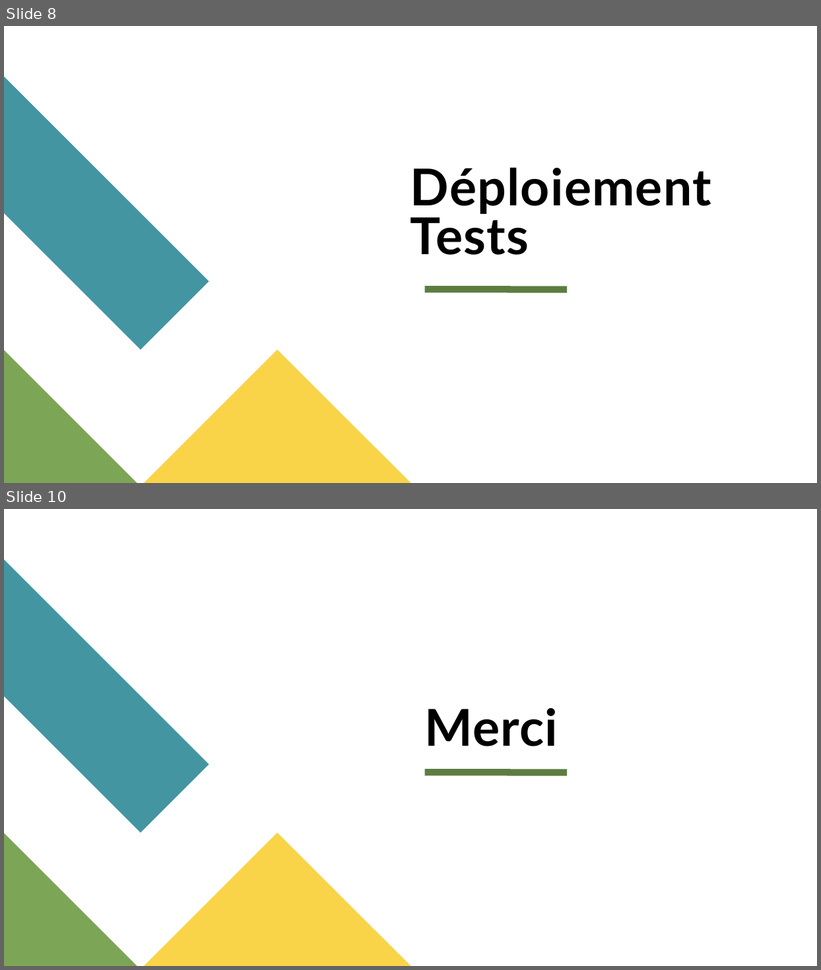
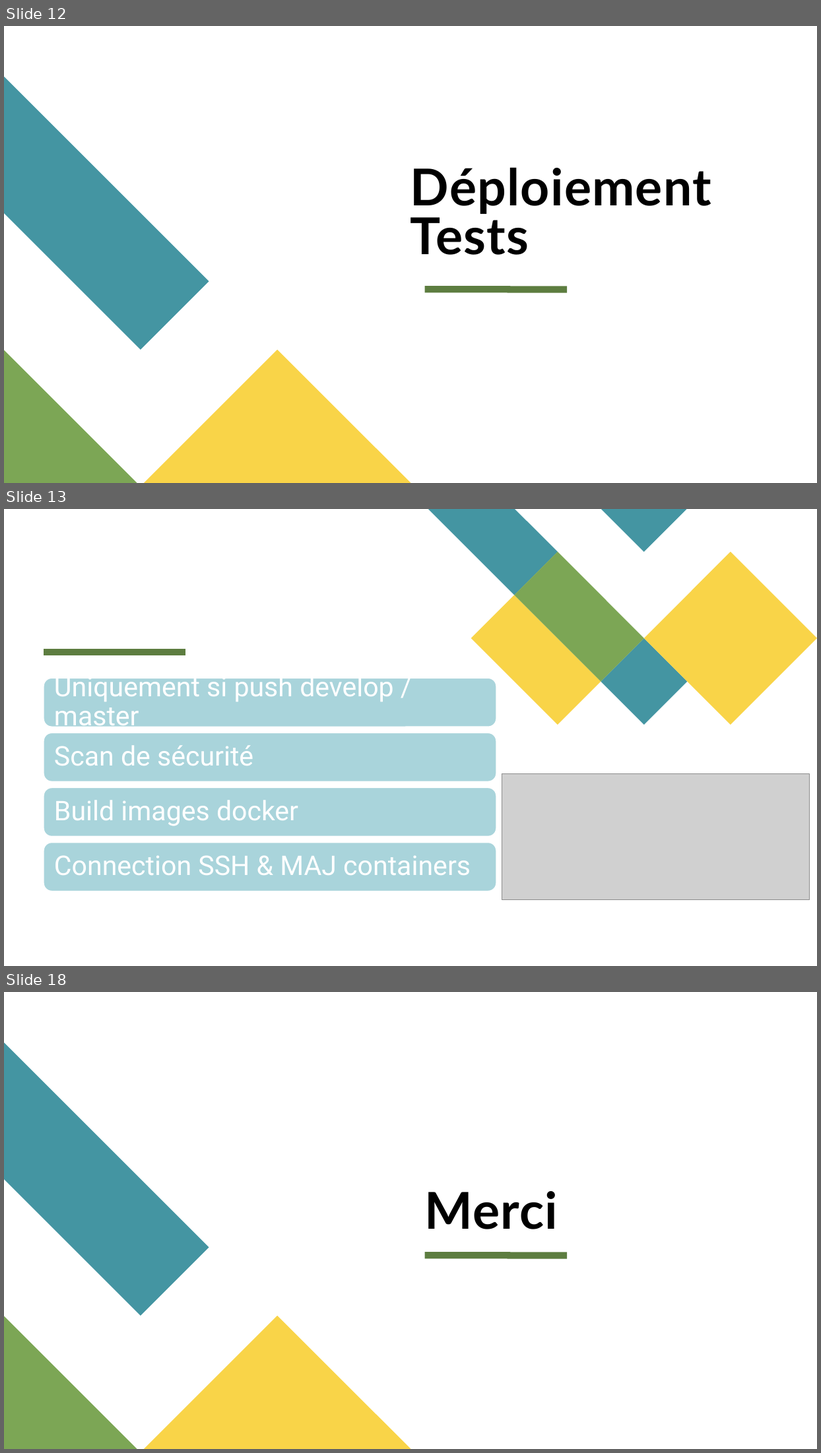
Before and after one commit to RMurier/CESI-BAC-3-CUBE-2-PERSO, a slide deck: documents/CESIZen.pptx. Shown one above the other, each under a label of ours: slides 8 and 10 before the commit, slides 12, 13 and 18 after it; the slides between them are not shown. The pictures are 821x970 and 821x1453 pixels, drawn with LibreOffice and Linux fonts; fonts in the diff are those of the drawing; grey boxes stand for pictures. Boxes give left, top, right and bottom in pixels: in the first picture for what was removed or moved away, otherwise in the second. Text is boxed around its words. In the diff, an @@ line names an element or a change of style, - is before the commit and + after.

```diff
--- a/documents/CESIZen.pptx
+++ b/documents/CESIZen.pptx
@@ slide 13 added at (4, 509, 817, 966), background #FFFFFF @@
@@ group added at (428, 509, 817, 725): 5 freeform shapes @@
@@ line added from (44, 652) to (186, 652), #5D7D40 8 pt @@
@@ picture added at (502, 774, 810, 900) @@
@@ group added at (44, 671, 496, 891): 4 rounded rectangles, 4 texts @@
+Uniquement si push develop / master
+Scan de sécurité
+Build images docker
+Connection SSH & MAJ containers
@@ what was slide 8 is now slide 12 @@
@@ what was slide 10 is now slide 18 @@
```
Also in this commit, not shown: 2 slides changed, 7 other slides added, 1 other file.
